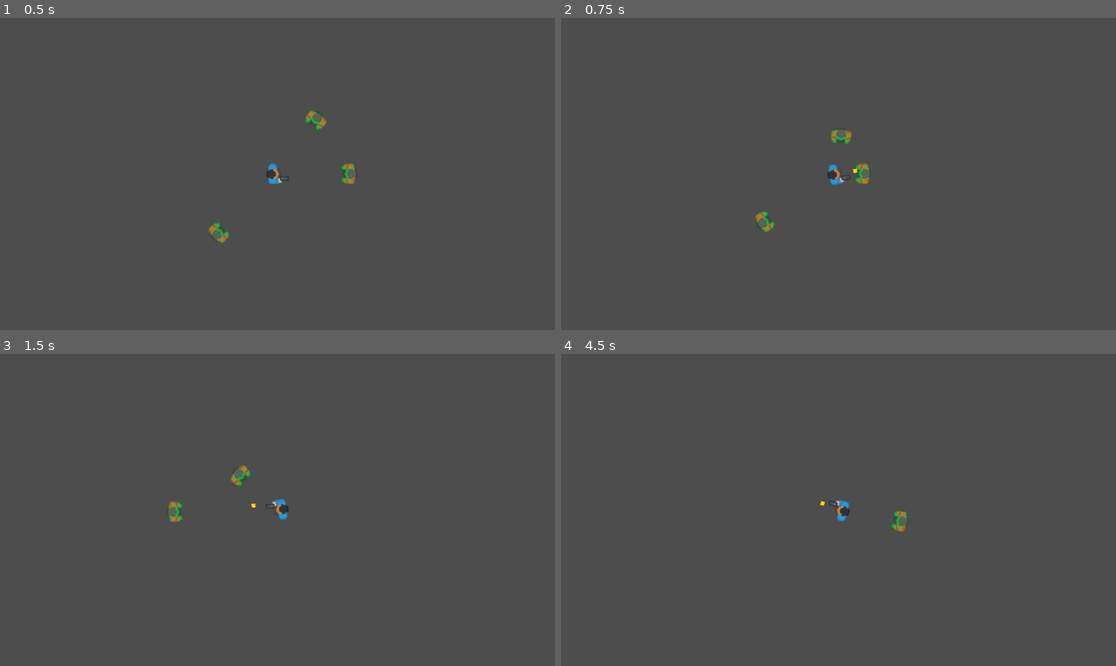
Above: before the commit, frames 1-4 (two rows, left to right).
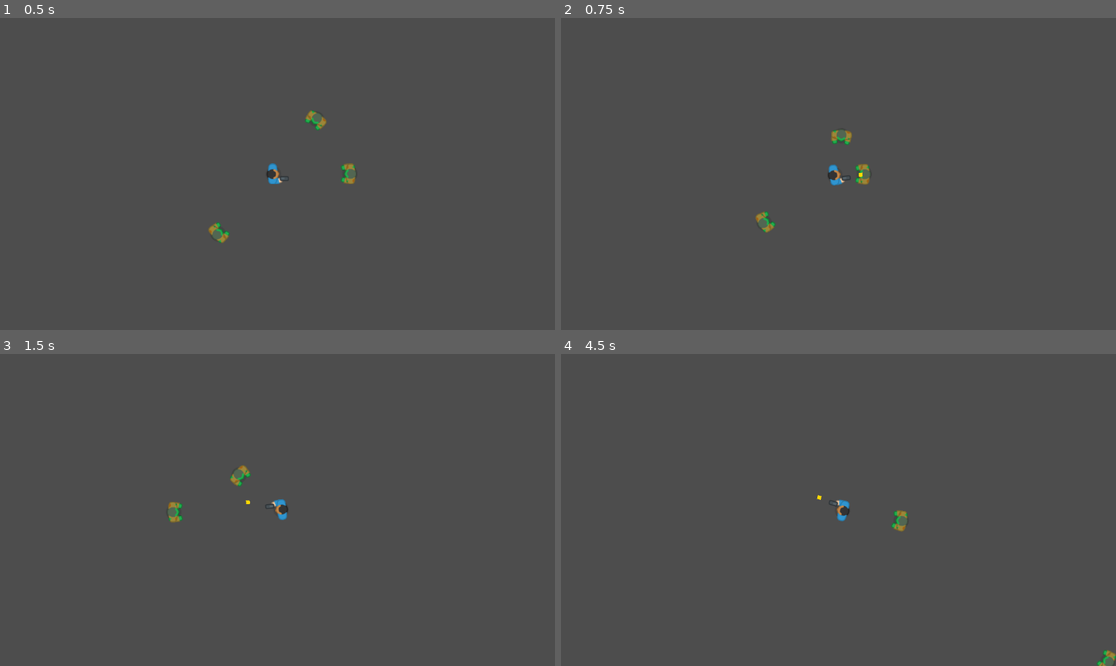
Above: after the commit, the same moments.

Repository: lolieatapple/godot-game
Game: Godot game, scene res://Main.tscn
Two runs of this game, one before a commit and one after it. Both use one fixed random seed, a clock stepped at 60 frames per second and the inputs below.
Inputs (mouse positions are in pixels of both pictures, inside the frame that each line leads up to):
- Up to frame 1 (0.5 s): no input
- Up to frame 2 (0.75 s): move the mouse to (960, 158) at 0.52 s; hold D (move_right) from 0.53 s (still down); click (960, 158) at 0.67 s
- Up to frame 3 (1.5 s): move the mouse to (166, 525) at 1.27 s; release D (move_right) at 1.28 s; hold S (move_down) from 1.28 s (still down); click (166, 525) at 1.42 s
- Up to frame 4 (4.5 s): move the mouse to (894, 441) at 2.02 s; release S (move_down) at 2.03 s; hold D (move_right) 2.03-2.78 s; click (894, 441) at 2.17 s; move the mouse to (810, 572) at 2.77 s; hold W (move_up) 2.78-3.53 s; click (810, 572) at 2.92 s; move the mouse to (1005, 556) at 3.52 s; hold A (move_left) from 3.53 s (still down); click (1005, 556) at 3.67 s; move the mouse to (672, 463) at 4.27 s; click (672, 463) at 4.42 s

Frame 1 is identical in both runs. In frame 2, 0.1% of the frame differs, in the area x 35-56%, y 35-69%; in frame 3, less than 0.1%; in frame 4, 0.2%, in the area x 46-100%, y 45-100%.

Commit message:
Add camera shake, enemy spawner, and player damage system
- Add CameraShake.gd script with shake effect based on intensity and duration
- Add EnemySpawner.gd to spawn zombies at intervals around player
- Implement player health system with take_damage() and die() methods
- Add camera shake effect when player shoots
- Add zombie attack system with cooldown and damage dealing
- Connect zombie damage to player's DamageArea
- Update collision masks for player damage detection
- Add spawn timer node

Diff:
--- /dev/null
+++ b/CameraShake.gd
@@ -0,0 +1,28 @@
+extends Camera2D
+
+var rng: RandomNumberGenerator = RandomNumberGenerator.new()
+var shake_intensity: float = 0.0
+var shake_duration: float = 0.0
+var shake_timer: float = 0.0
+
+func _ready() -> void:
+	rng.randomize()
+
+func _process(delta: float) -> void:
+	if shake_timer > 0:
+		shake_timer -= delta
+
+		# Calculate shake intensity based on remaining time
+		var current_intensity = shake_intensity * (shake_timer / shake_duration)
+
+		# Apply random offset
+		offset.x = rng.randf_range(-current_intensity, current_intensity)
+		offset.y = rng.randf_range(-current_intensity, current_intensity)
+	else:
+		# Reset offset when shake is done
+		offset = Vector2.ZERO
+
+func shake(intensity: float, duration: float) -> void:
+	shake_intensity = intensity
+	shake_duration = duration
+	shake_timer = duration
--- /dev/null
+++ b/EnemySpawner.gd
@@ -0,0 +1,44 @@
+extends Node2D
+
+@export var zombie_scene: PackedScene
+@export var spawn_interval: float = 2.0
+@export var spawn_distance_min: float = 500.0
+@export var spawn_distance_max: float = 600.0
+
+@onready var spawn_timer: Timer = $SpawnTimer
+
+var player: Node2D = null
+
+func _ready() -> void:
+	# Find the player
+	var players = get_tree().get_nodes_in_group("Player")
+	if players.size() > 0:
+		player = players[0]
+
+	# Setup timer
+	if spawn_timer:
+		spawn_timer.wait_time = spawn_interval
+		spawn_timer.timeout.connect(_on_spawn_timer_timeout)
+		spawn_timer.start()
+
+func _on_spawn_timer_timeout() -> void:
+	if zombie_scene == null:
+		push_warning("EnemySpawner: zombie_scene is not assigned!")
+		return
+
+	if player == null:
+		return
+
+	# Spawn zombie at random position around player
+	var zombie = zombie_scene.instantiate()
+
+	# Random angle around the player
+	var angle = randf() * TAU  # TAU = 2 * PI
+	var distance = randf_range(spawn_distance_min, spawn_distance_max)
+
+	# Calculate spawn position
+	var spawn_offset = Vector2(cos(angle), sin(angle)) * distance
+	zombie.global_position = player.global_position + spawn_offset
+
+	# Add zombie to the scene (same parent as spawner)
+	get_parent().add_child(zombie)
--- a/Main.tscn
+++ b/Main.tscn
@@ -1,7 +1,9 @@
-[gd_scene load_steps=3 format=3 uid="uid://b8vyu3qoaqcye"]
+[gd_scene load_steps=5 format=3 uid="uid://b8vyu3qoaqcye"]
 
 [ext_resource type="PackedScene" uid="uid://c5vyu2qn8pbxd" path="res://Player.tscn" id="1_main"]
 [ext_resource type="PackedScene" uid="uid://e0xav5sp2rfyg" path="res://Zombie.tscn" id="2_zombie"]
+[ext_resource type="Script" path="res://EnemySpawner.gd" id="3_spawner"]
+[ext_resource type="Script" path="res://CameraShake.gd" id="4_camera"]
 
 [node name="Main" type="Node2D"]
 
@@ -9,6 +11,7 @@
 position = Vector2(576, 324)
 
 [node name="Camera2D" type="Camera2D" parent="Player"]
+script = ExtResource("4_camera")
 
 [node name="Zombie" parent="." instance=ExtResource("2_zombie")]
 position = Vector2(800, 324)
@@ -18,3 +21,9 @@
 
 [node name="Zombie3" parent="." instance=ExtResource("2_zombie")]
 position = Vector2(700, 150)
+
+[node name="EnemySpawner" type="Node2D" parent="."]
+script = ExtResource("3_spawner")
+zombie_scene = ExtResource("2_zombie")
+
+[node name="SpawnTimer" type="Timer" parent="EnemySpawner"]
--- a/Player.gd
+++ b/Player.gd
@@ -2,12 +2,16 @@
 
 @export var speed: float = 300.0
 @export var shoot_cooldown: float = 0.2
+@export var max_health: float = 100.0
 
 @onready var gun_tip: Marker2D = $GunTip
+@onready var damage_area: Area2D = $DamageArea
+@onready var camera: Camera2D = $Camera2D
 
 var bullet_scene: PackedScene = preload("res://Bullet.tscn")
 var can_shoot: bool = true
 var cooldown_timer: float = 0.0
+var health: float = 100.0
 
 func _physics_process(delta: float) -> void:
 	# Handle movement with WASD
@@ -48,3 +52,18 @@
 
 	# Add bullet to the scene
 	get_parent().add_child(bullet)
+
+	# Trigger camera shake for recoil effect
+	if camera and camera.has_method("shake"):
+		camera.shake(3.0, 0.1)  # intensity: 3.0, duration: 0.1 seconds
+
+func take_damage(amount: float) -> void:
+	health -= amount
+	print("Player took %d damage. Health: %d" % [amount, health])
+
+	if health <= 0:
+		die()
+
+func die() -> void:
+	print("Game Over")
+	get_tree().reload_current_scene()
--- a/Player.tscn
+++ b/Player.tscn
@@ -6,6 +6,10 @@
 [sub_resource type="CapsuleShape2D" id="CapsuleShape2D_1a2b3"]
 radius = 12.0
 height = 40.0
+
+[sub_resource type="CapsuleShape2D" id="CapsuleShape2D_damage"]
+radius = 15.0
+height = 43.0
 
 [node name="Player" type="CharacterBody2D" groups=["Player"]]
 script = ExtResource("1_1a2b3")
@@ -17,4 +21,11 @@
 shape = SubResource("CapsuleShape2D_1a2b3")
 
 [node name="GunTip" type="Marker2D" parent="."]
-position = Vector2(20, 0)
+position = Vector2(30, 10)
+
+[node name="DamageArea" type="Area2D" parent="."]
+collision_layer = 1
+collision_mask = 4
+
+[node name="CollisionShape2D" type="CollisionShape2D" parent="DamageArea"]
+shape = SubResource("CapsuleShape2D_damage")
--- a/Zombie.gd
+++ b/Zombie.gd
@@ -2,9 +2,12 @@
 
 @export var speed: float = 150.0
 @export var attack_range: float = 20.0
-@export var separation_force: float = 50.0
+@export var damage: float = 10.0
+@export var attack_cooldown: float = 1.0
 
 var player: CharacterBody2D = null
+var can_attack: bool = true
+var attack_timer: float = 0.0
 
 func _ready() -> void:
 	# Find the player
@@ -12,9 +15,23 @@
 	if players.size() > 0:
 		player = players[0]
 
+	# Connect to player's damage area
+	var player_damage_areas = get_tree().get_nodes_in_group("Player")
+	if player_damage_areas.size() > 0:
+		var player_node = player_damage_areas[0]
+		if player_node.has_node("DamageArea"):
+			var damage_area = player_node.get_node("DamageArea")
+			damage_area.body_entered.connect(_on_player_damage_area_entered)
+
 func _physics_process(delta: float) -> void:
 	if player == null:
 		return
+
+	# Handle attack cooldown
+	if not can_attack:
+		attack_timer -= delta
+		if attack_timer <= 0:
+			can_attack = true
 
 	var distance_to_player = global_position.distance_to(player.global_position)
 
@@ -23,30 +40,32 @@
 		var direction = (player.global_position - global_position).normalized()
 		velocity = direction * speed
 
-		# Apply separation from other zombies to prevent overlap
-		var separation = get_separation_vector()
-		velocity += separation * separation_force
-
+		# move_and_slide() automatically handles collision with other CharacterBody2D zombies
 		move_and_slide()
 
 		# Face the player
 		look_at(player.global_position)
 	else:
-		# In attack range, stop moving
+		# In attack range, stop moving and attack
 		velocity = Vector2.ZERO
 		look_at(player.global_position)
 
-func get_separation_vector() -> Vector2:
-	var separation = Vector2.ZERO
-	var nearby_zombies = get_tree().get_nodes_in_group("Zombie")
+		# Attack player if in range and can attack
+		if can_attack:
+			attack_player()
 
-	for zombie in nearby_zombies:
-		if zombie == self:
-			continue
+func _on_player_damage_area_entered(body: Node2D) -> void:
+	# When zombie enters player's damage area, start attacking
+	if body == self and can_attack:
+		attack_player()
 
-		var distance = global_position.distance_to(zombie.global_position)
-		if distance < 30.0 and distance > 0:
-			var direction = (global_position - zombie.global_position).normalized()
-			separation += direction / distance
+func attack_player() -> void:
+	if player == null or not can_attack:
+		return
 
-	return separation
+	can_attack = false
+	attack_timer = attack_cooldown
+
+	# Deal damage to player
+	if player.has_method("take_damage"):
+		player.take_damage(damage)
--- a/Zombie.tscn
+++ b/Zombie.tscn
@@ -9,7 +9,7 @@
 
 [node name="Zombie" type="CharacterBody2D" groups=["Zombie"]]
 collision_layer = 4
-collision_mask = 1
+collision_mask = 5
 script = ExtResource("1_zombie")
 
 [node name="Sprite2D" type="Sprite2D" parent="."]
Not shown, added: CameraShake.gd.uid
Not shown, added: EnemySpawner.gd.uid
Not shown: 1 places in Player.tscn that only renumber resources
